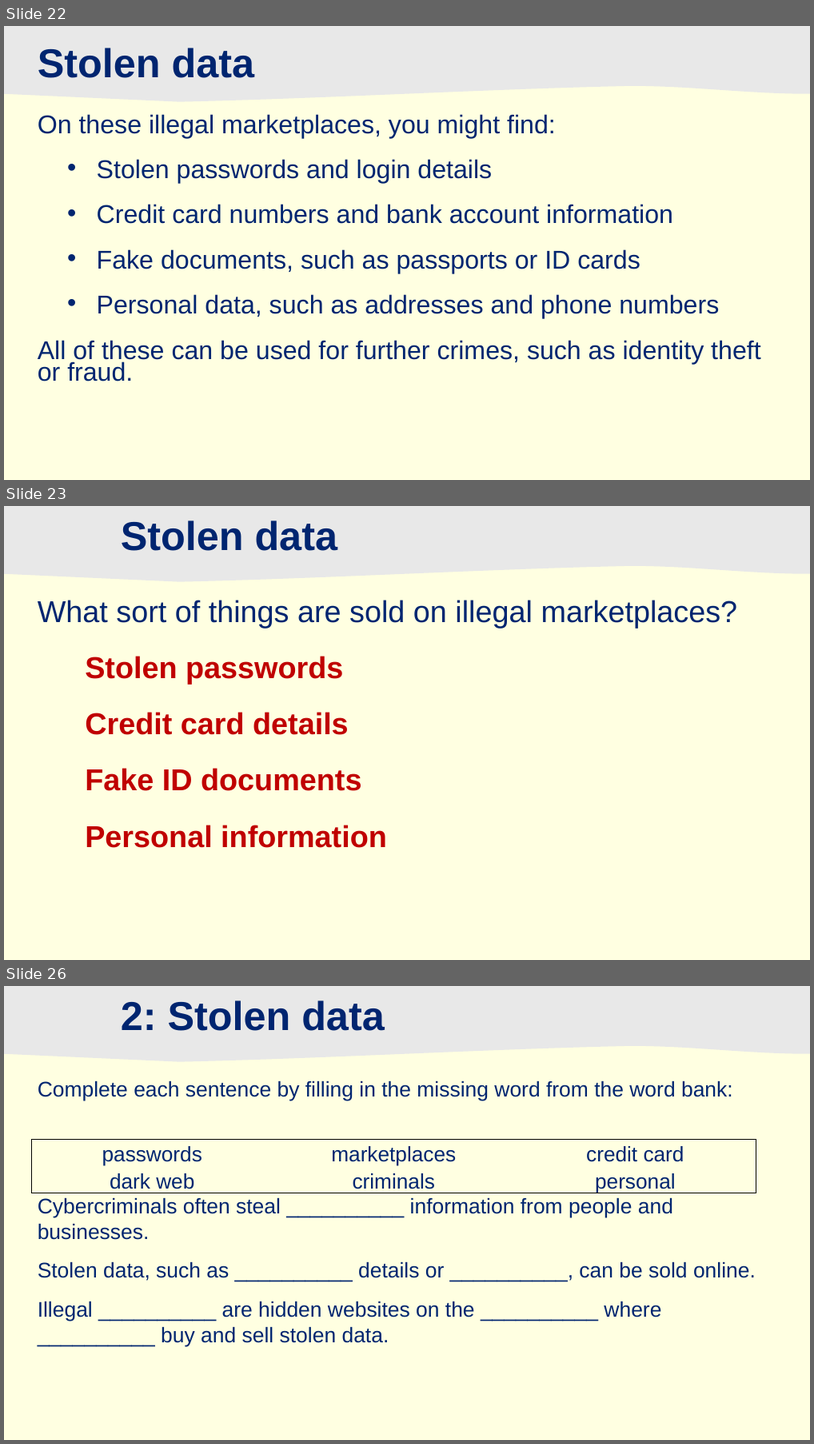
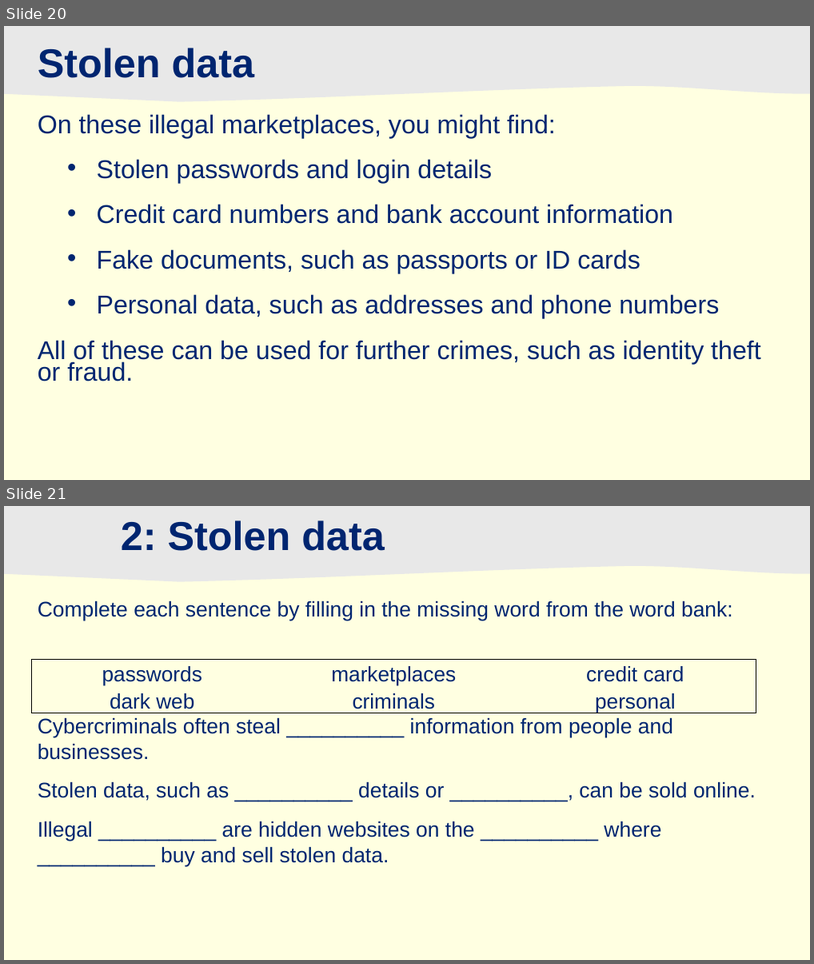
Before and after one commit to JFinnTeacher/TY-Introduction-to-Coding-with-Python, a slide deck: Lesson 05 - Understanding Cyber Threats/05_Cyber_Threats.pptx. Shown one above the other, each under a label of ours: slides 22, 23 and 26 before the commit, slides 20 and 21 after it; the slides between them are not shown. The pictures are 814x1444 and 814x964 pixels, drawn with LibreOffice and Linux fonts; fonts in the diff are those of the drawing; background and template pictures are left out. Boxes give left, top, right and bottom in pixels: in the first picture for what was removed or moved away, otherwise in the second. Text is boxed around its words. In the diff, an @@ line names an element or a change of style, - is before the commit and + after.

```diff
--- a/Lesson 05 - Understanding Cyber Threats/05_Cyber_Threats.pptx
+++ b/Lesson 05 - Understanding Cyber Threats/05_Cyber_Threats.pptx
@@ slide 23 removed at (x1=4, y1=506, x2=810, y2=960), background #FFFFE1; not listed: 1 template element that a slide beside it also shows @@
@@ title removed at (x1=121, y1=520, x2=338, y2=551) @@
-Stolen data
@@ text removed at (x1=38, y1=600, x2=738, y2=848) @@
-What sort of things are sold on illegal marketplaces?
-Stolen passwords
-Credit card details
-Fake ID documents
-Personal information
@@ what was slide 22 is now slide 20 @@
@@ what was slide 26 is now slide 21 @@
```
Also in this commit, not shown: 1 slide changed, 6 other slides removed, 9 other files.
